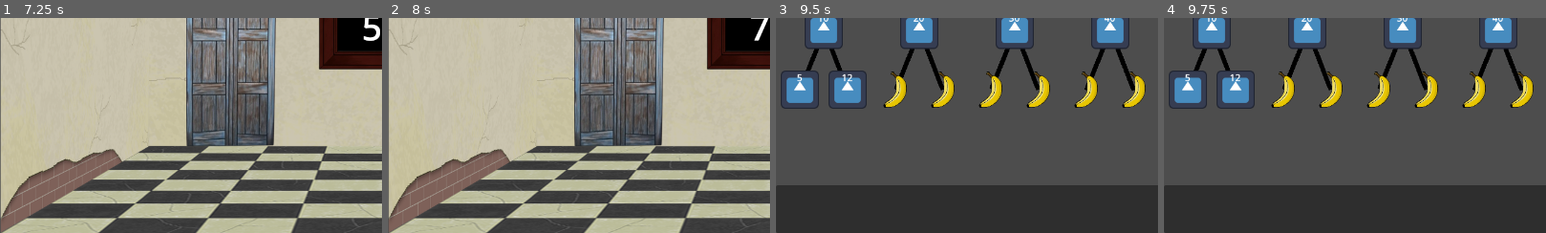
Above: before the commit, frames 1-4 (left to right).
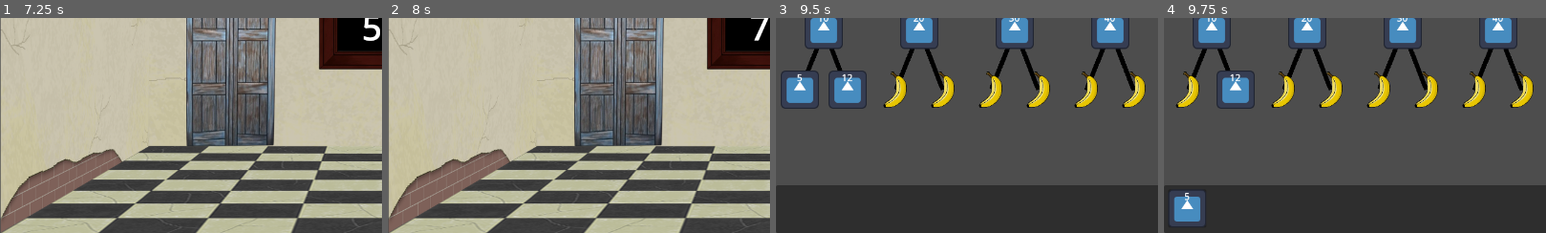
Above: after the commit, the same moments.

Repository: Combativ/AlgoDitTutorial
Game: Godot game, scene res://scenes/main.tscn
Two runs of this game, one before a commit and one after it. Both use one fixed random seed, a clock stepped at 60 frames per second and the inputs below. The engine's default icon, where the game draws it, is replaced by a stand-in: a white triangle on a blue panel in a dark square.
Inputs (mouse positions are % of the whole screen's width and height, from its top left):
- Up to frame 1 (7.25 s): click "Search Phase" at 0.5 s; click (69, 60) at 1.27 s; click "Buildphase" at 2 s; click (3, 67) at 2.77 s; click "Search Phase" at 3.5 s; click (69, 60) at 4.27 s; click "Buildphase" at 5 s; click (3, 67) at 5.77 s; click "Search Phase" at 6.5 s
- Up to frame 2 (8 s): click (69, 60) at 7.27 s
- Up to frame 3 (9.5 s): click "Buildphase" at 8 s; click (3, 67) at 8.77 s
- Up to frame 4 (9.75 s): tap Enter at 9.5 s; move the mouse to (72, 45) at 9.52 s; click (72, 45) at 9.67 s
The pictures show only the part of the screen within x 0-50%, y 50-100%; the shares and areas given below are measured in that part.

Frames 1-3 are identical in both runs. In frame 4, 2.8% of the frame differs, in the area x 1-12%, y 24-97%.

Commit message:
changed input lock to include everything

Diff:
--- a/scenes/build_phase/build_phase.tscn
+++ b/scenes/build_phase/build_phase.tscn
@@ -7,14 +7,7 @@
 script = ExtResource("1_u1egv")
 
 [node name="Level1" parent="." instance=ExtResource("2_lpoja")]
-
-[node name="InputLock" type="Button" parent="."]
-visible = false
-modulate = Color(1, 1, 1, 0)
-offset_left = -40.0
-offset_top = -40.0
-offset_right = 1320.0
-offset_bottom = 760.0
+lock_predefined_nodes_in_tree = false
 
 [node name="DoneButton" type="Button" parent="."]
 anchors_preset = 3
@@ -31,6 +24,14 @@
 text = "Search Phase
 "
 
+[node name="InputLock" type="Button" parent="."]
+visible = false
+modulate = Color(1, 1, 1, 0)
+offset_left = -40.0
+offset_top = -40.0
+offset_right = 1320.0
+offset_bottom = 760.0
+
 [connection signal="pressed" from="DoneButton" to="." method="_on_done_button_pressed"]
 
 [editable path="Level1"]
